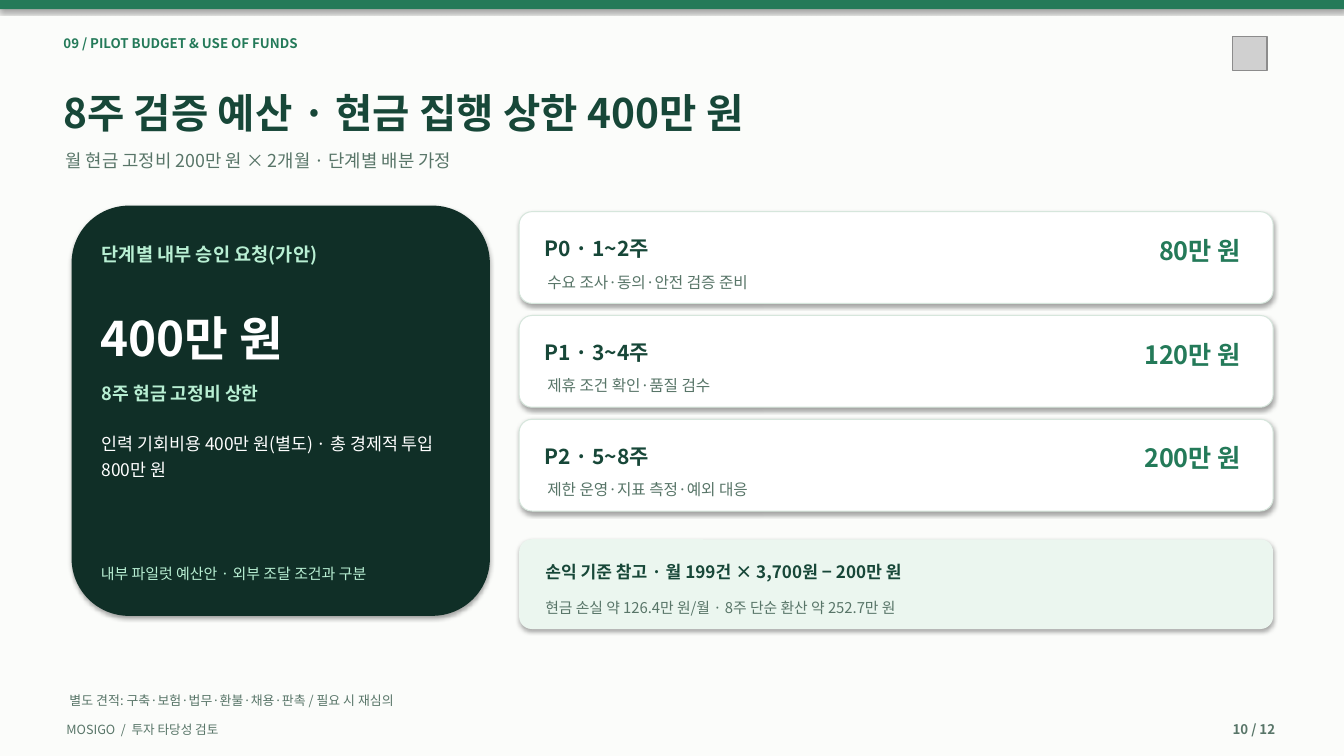
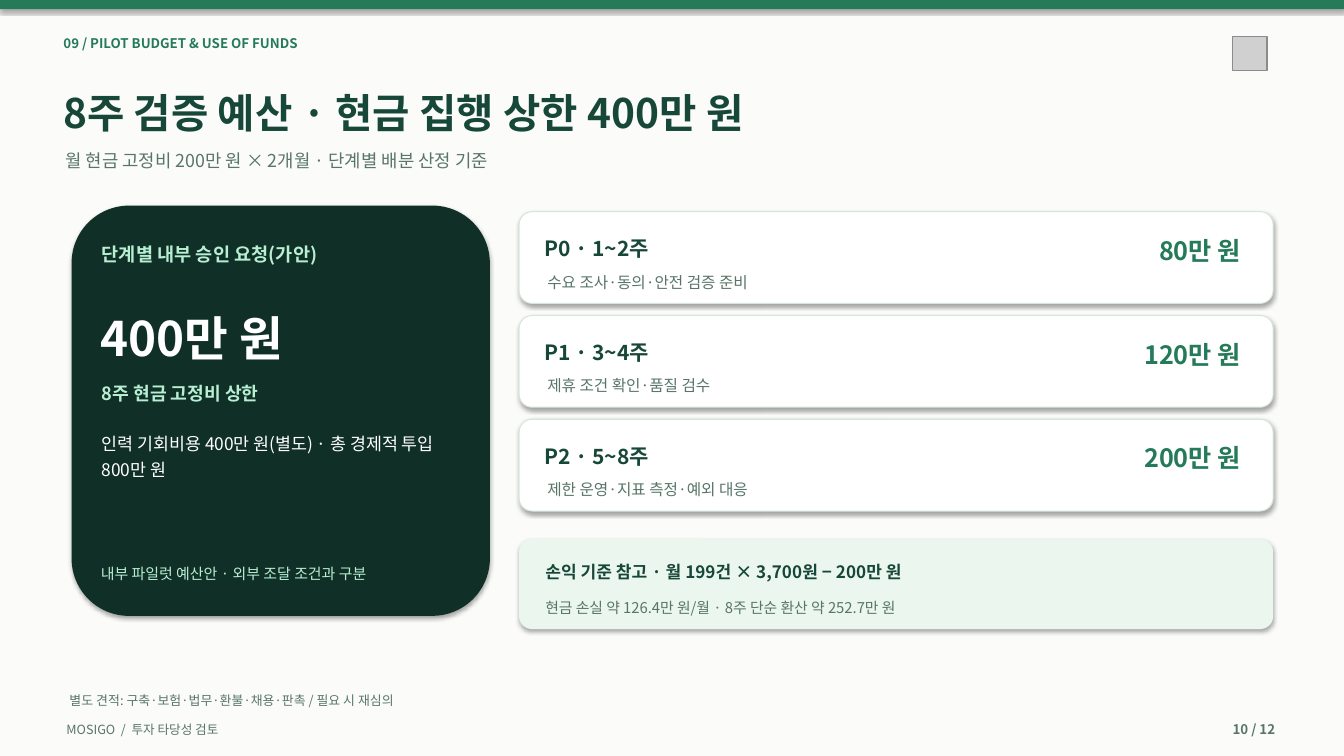
Before and after one commit to dohyunkimmm/mosigo-case-study, a slide deck: slide 10 of downloads/MOSIGO_IR_Investment_Review_12slides.pptx. Drawn at 1344x756 pixels with LibreOffice and Linux fonts; fonts in the diff are those of the drawing; grey boxes stand for pictures. Boxes give left, top, right and bottom in pixels: in the first picture for what was removed or moved away, otherwise in the second. Text is boxed around its words. In the diff, an @@ line names an element or a change of style, - is before the commit and + after.

```diff
--- a/downloads/MOSIGO_IR_Investment_Review_12slides.pptx
+++ b/downloads/MOSIGO_IR_Investment_Review_12slides.pptx
@@ text at box(65, 152, 488, 169): text changed @@
-월 현금 고정비 200만 원 × 2개월 · 단계별 배분 가정
+월 현금 고정비 200만 원 × 2개월 · 단계별 배분 산정 기준
```
Also in this commit, not shown: 8 other slides changed, 19 other files.
